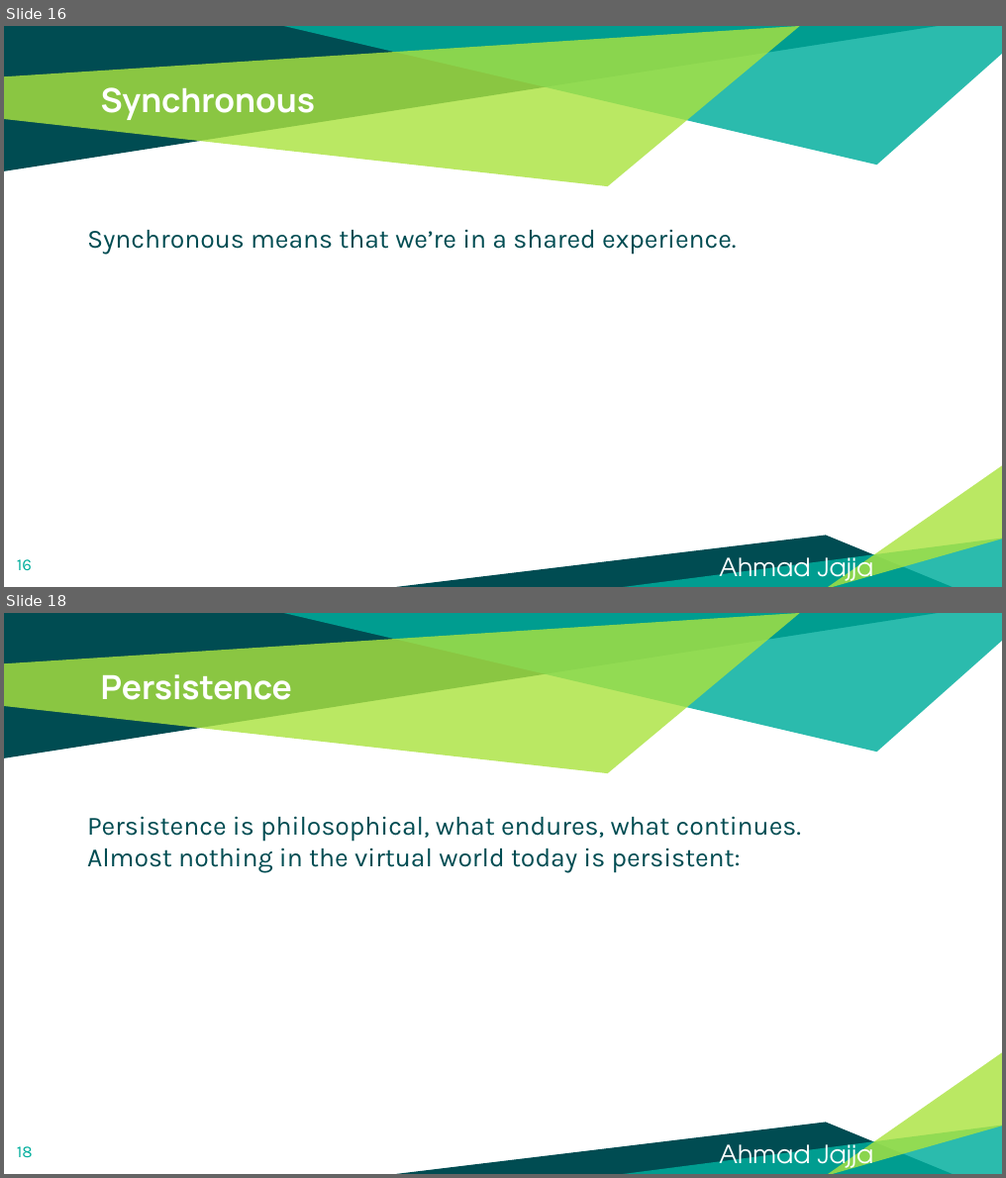
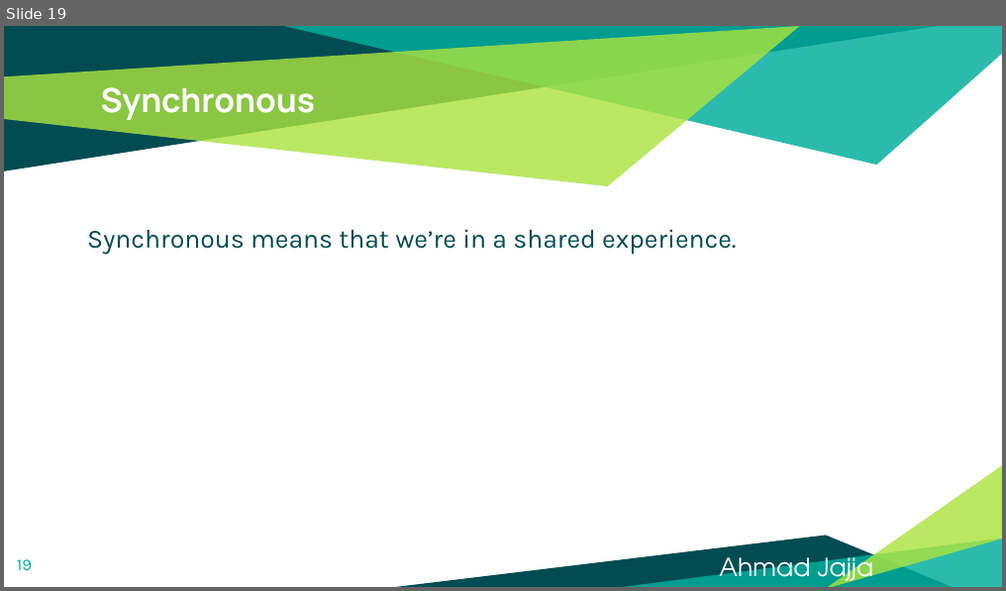
Before and after one commit to Ahmadjajja/WEB-3.0-and-Metaverse, a slide deck: Slides/What is Metaverse.pptx. Shown one above the other, each under a label of ours: slides 16 and 18 before the commit, slide 19 after it; the slides between them are not shown. The pictures are 1006x1178 and 1006x591 pixels, drawn with LibreOffice and Linux fonts; fonts in the diff are those of the drawing. Boxes give left, top, right and bottom in pixels: in the first picture for what was removed or moved away, otherwise in the second. Text is boxed around its words. In the diff, an @@ line names an element or a change of style, - is before the commit and + after.

Commit message:
What is metaverse slides

```diff
--- a/Slides/What is Metaverse.pptx
+++ b/Slides/What is Metaverse.pptx
@@ slide 18 removed at bbox=[4, 613, 1002, 1174], background #FFFFFF; not listed: 6 template elements that a slide beside it also shows @@
@@ title removed at bbox=[101, 674, 292, 700] @@
-Persistence
@@ text removed at bbox=[87, 816, 801, 873] @@
-Persistence is philosophical, what endures, what continues. Almost nothing in the virtual world today is persistent:
@@ page number removed at bbox=[17, 1147, 33, 1158] @@
-18
@@ text removed at bbox=[719, 1138, 874, 1174] @@
-Ahmad Jajja
@@ what was slide 16 is now slide 19 @@
@@ page number at bbox=[17, 560, 32, 570]: text changed @@
-16
+19
```
Also in this commit, not shown: 7 slides changed, 4 slides added, 2 other slides removed, 8 other files.
